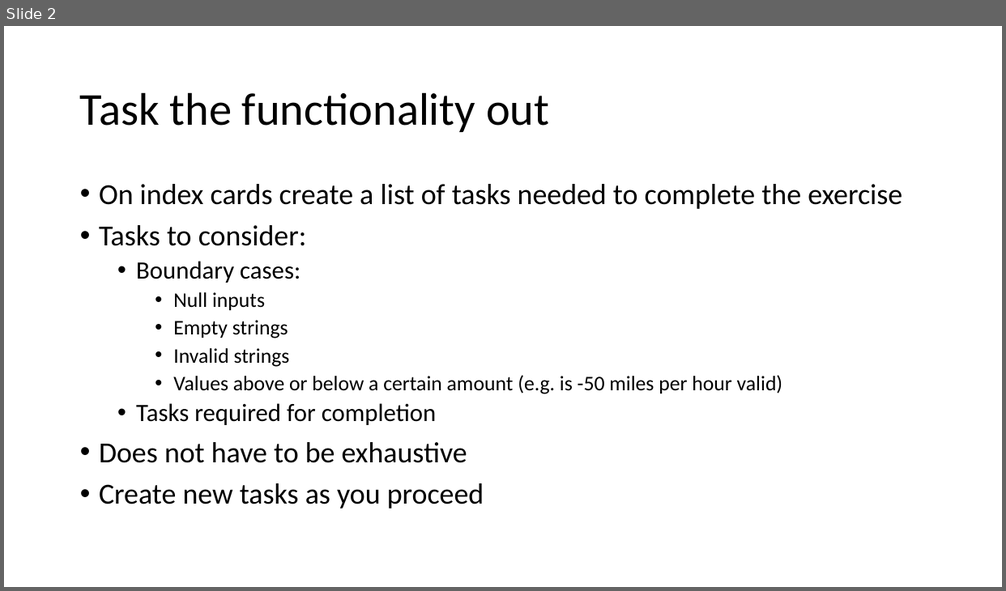
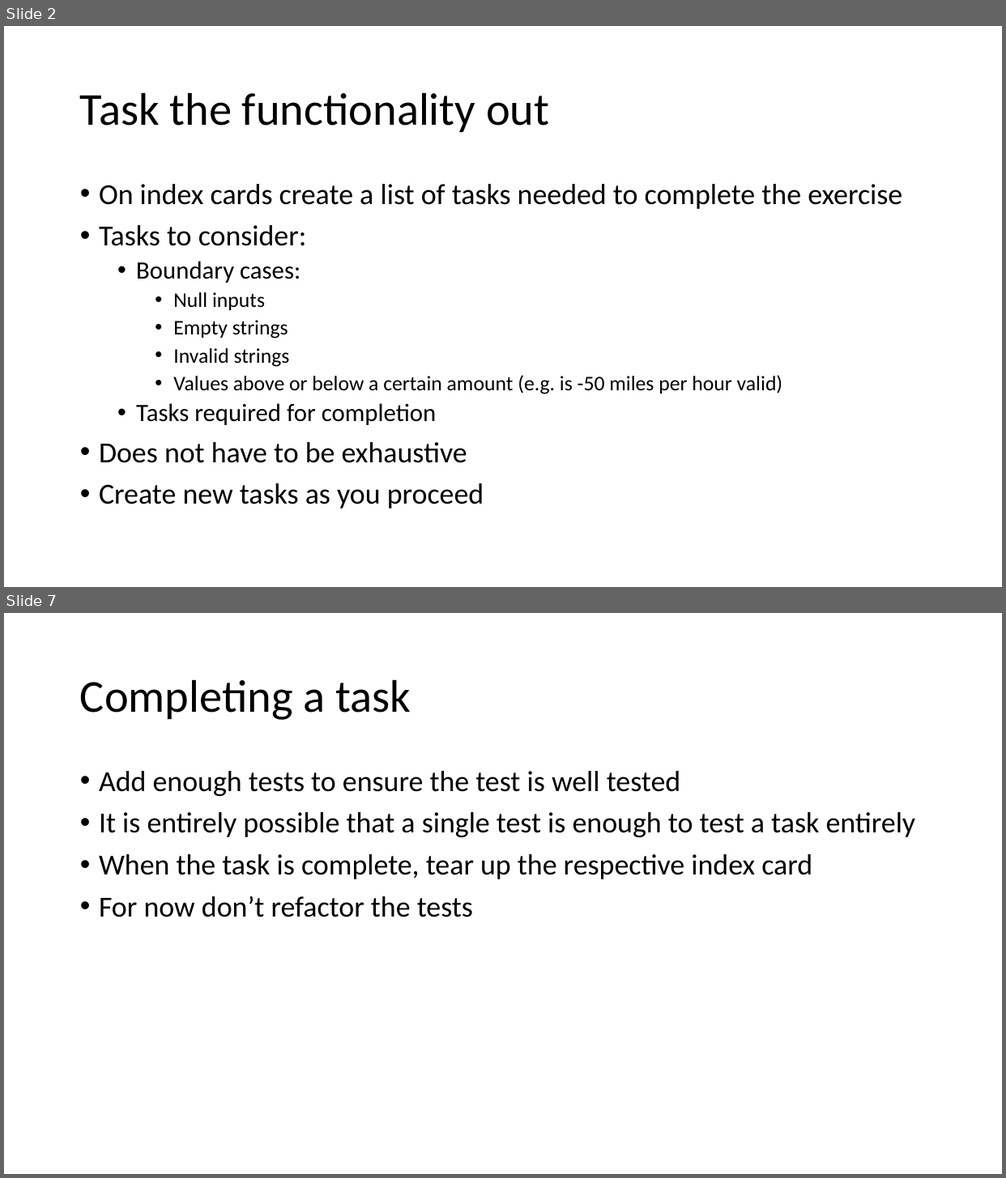
Before and after one commit to LlanddewiLovesYou/TDD_Darts, a slide deck: curriculum.pptx. Shown one above the other, each under a label of ours: slide 2 before the commit, slides 2 and 7 after it; the slides between them are not shown. The pictures are 1006x591 and 1006x1178 pixels, drawn with LibreOffice and Linux fonts; fonts in the diff are those of the drawing. Boxes give left, top, right and bottom in pixels: in the first picture for what was removed or moved away, otherwise in the second. Text is boxed around its words. In the diff, an @@ line names an element or a change of style, - is before the commit and + after.

```diff
--- a/curriculum.pptx
+++ b/curriculum.pptx
@@ slide 7 added at <box>4,613,1002,1174</box>, background #FFFFFF @@
@@ title added at <box>80,679,411,720</box>, 44 pt, text #000000 @@
+Completing a task
@@ text added at <box>99,771,916,918</box>, 28 pt, text #000000 @@
+• Add enough tests to ensure the test is well tested
+• It is entirely possible that a single test is enough to test a task entirely
+• When the task is complete, tear up the respective index card
+• For now don’t refactor the tests
```
Also in this commit, not shown: 2 slides changed, 3 other slides added, 2 other files.
